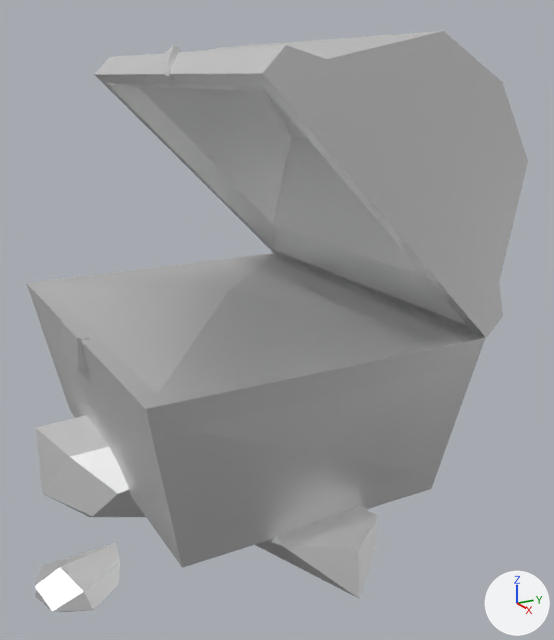
A saved change to the Blender file Assets_AI-Ingame-Assistant.blend.
Camera for both pictures: a 50 mm lens placed at (1.649, -0.768, 0.932), pointed at (0.118, 0.079, 0.377). Lighting does not change. The marker at lower right points along +X, +Y and +Z. The same objects are shown in both versions, whatever each file hides.

Objects in the first picture: 'chest-base', 'chest-top', 'rocks-small'.
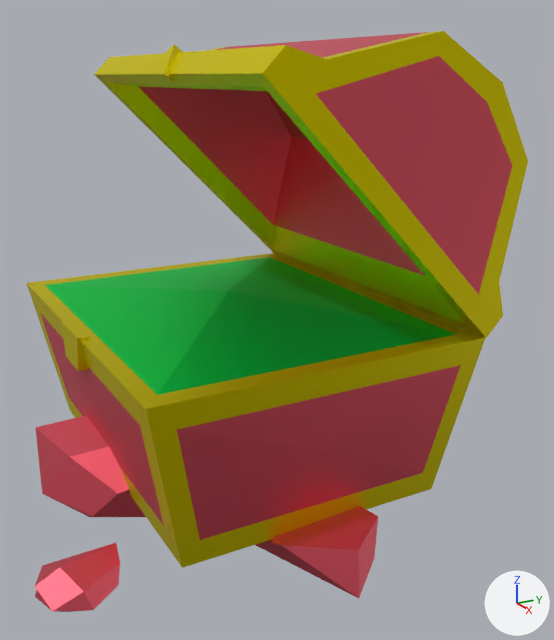
What differs and where, as boxes [x1, y1, x2, y2] in the pictures (554 x 640 px):
'rocks-small', recoloured (white to red)
    both: [35, 416, 378, 612]
part 1 of me_chest_base, recoloured (white to red)
    both: [40, 313, 461, 540]
part 2 of me_chest_base, recoloured (white to yellow)
    both: [27, 253, 485, 568]
part 3 of me_chest_base, recoloured (white to green)
    both: [45, 257, 456, 395]
part 4 of me_chest_top, recoloured (white to red)
    both: [139, 32, 512, 295]
part 5 of me_chest_top, recoloured (white to yellow)
    both: [94, 31, 528, 338]

What changed in the scene script:
```text
Change me_chest_base:
    where me_chest_base.from_pydata(...)  # 45 vertices, 51 faces; spans x -47.6..48.5, y -0.4..43.2, z -39.4..38.8
    used by ob_chest_base; parent = ob_chest; location = (0.0, 0.0, -0.000763)
    me_chest_base part 1: all 17 faces that had it switch from mat_11_brown_medium (white #e7e7e7) to mat_0 (red #e7606f)
    me_chest_base part 2: all 30 faces that had it switch from mat_20_grey_002 (white #e7e7e7) to mat_1 (yellow #e7da00)
    me_chest_base part 3: all 4 faces that had it switch from mat_61_emission_orange (white #e7e7e7) to mat_3 (green #00e85a)
Change me_chest_top:
    where me_chest_top.from_pydata(...)  # 70 vertices, 68 faces; spans x -48.0..48.0, y -0.1..62.1, z -7.7..55.9
    used by ob_chest_top; parent = ob_chest; location = (0.456, 39.01, -39.37)
    me_chest_top part 4: all 16 faces that had it switch from mat_11_brown_medium (white #e7e7e7) to mat_0 (red #e7606f)
    me_chest_top part 5: all 52 faces that had it switch from mat_20_grey_002 (white #e7e7e7) to mat_1 (yellow #e7da00)
Change me_rocks_small:
    where me_rocks_small.from_pydata(...)  # 69 vertices, 85 faces; spans x -53.9..57.5, y -10.3..13.8, z -47.1..57.7
    remove me_rocks_small.materials.append(mat_14_brown_lightest)  # white #e7e7e7
    add me_rocks_small.materials.append(mat_0)  # red #e7606f
```
